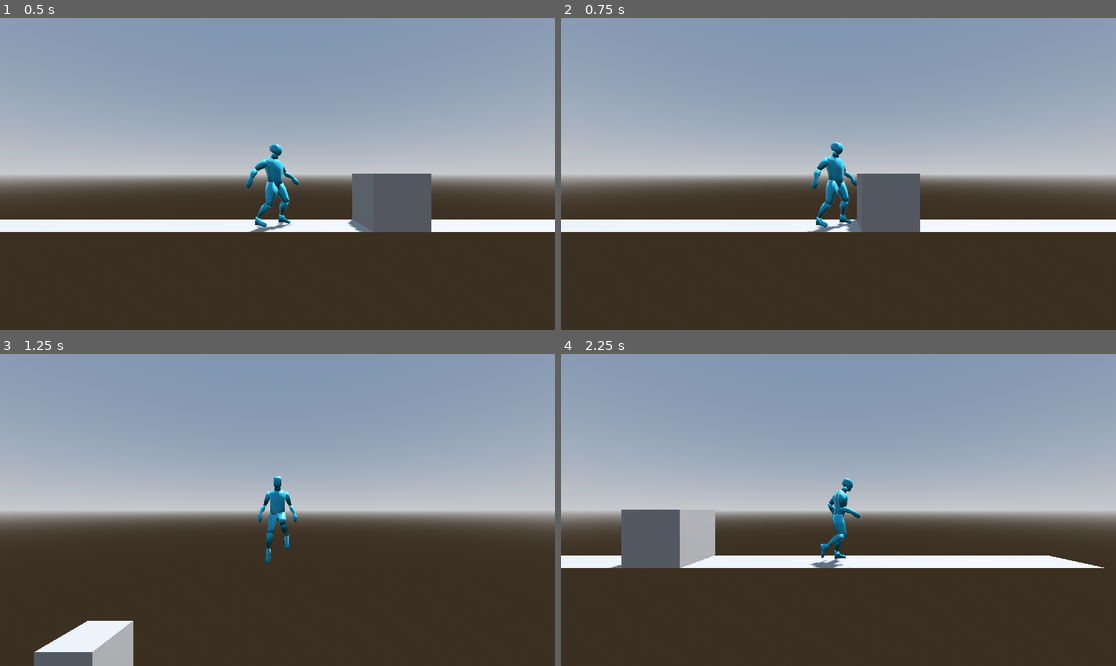
Above: before the commit, frames 1-4 (two rows, left to right).
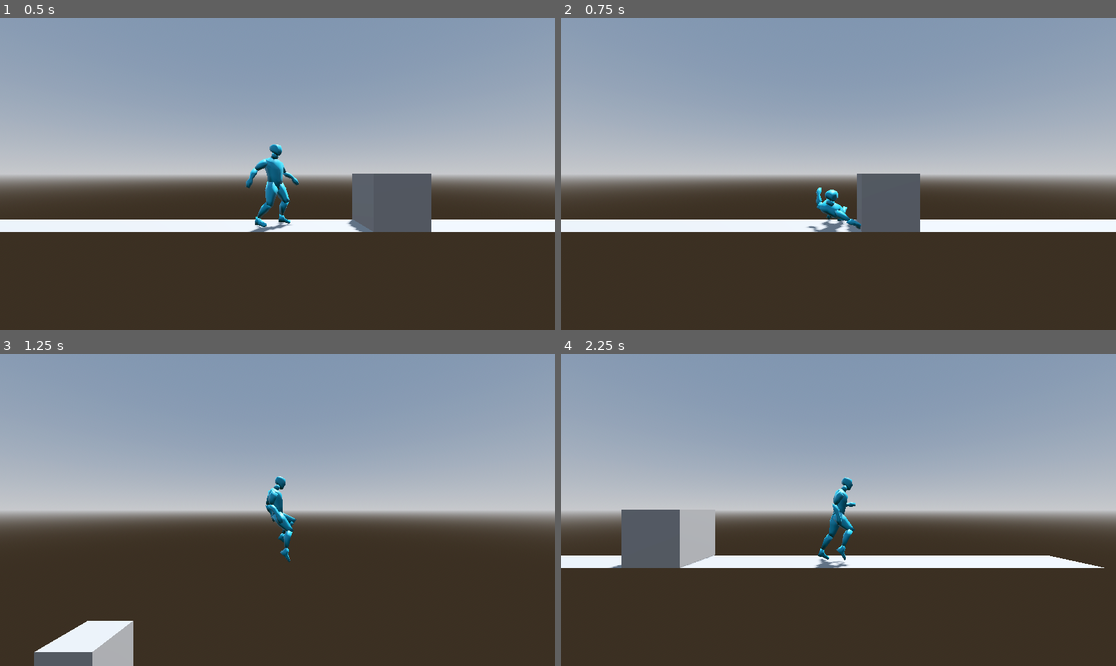
Above: after the commit, the same moments.

Repository: MeiirimZh/burning_forest_prototype
Game: Godot game, scene res://levels/world.tscn
The game is run twice, just before and just after one commit, with the same random seed, the same clock (stepped at 60 frames per second) and the same inputs. The project has no main scene, so this scene is started directly.
Inputs:
- Up to frame 1 (0.5 s): no input
- Up to frame 2 (0.75 s): hold D (right) from 0.53 s (still down); tap L (slide) at 0.6 s
- Up to frame 3 (1.25 s): keep holding D (right); tap J (jump) at 0.77 s
- Up to frame 4 (2.25 s): release D (right) at 1.28 s; hold A (left) 1.28-2.03 s; tap L (slide) at 1.35, 2.1 s; tap J (jump) at 1.52 s; hold D (right) from 2.03 s (still down)

Frame 1 is identical in both runs. In frame 2, 1.2% of the frame differs, in the area x 44-55%, y 39-69%; in frame 3, 0.8%; in frame 4, 0.8%.

Commit message:
Fixed slide

Diff:
--- a/scripts/spirit.gd
+++ b/scripts/spirit.gd
@@ -88,9 +88,10 @@
 	if Input.is_action_just_pressed("slide") and is_on_floor():
 		is_sliding = true
 		slide_timer.start(slide_duration)
-		state = "slide"
 
 	if is_sliding:
+		if velocity.x == 0:
+			state = "slide"
 		velocity.x = last_direction * speed * 2
 	else:
 		velocity.x = direction * speed
